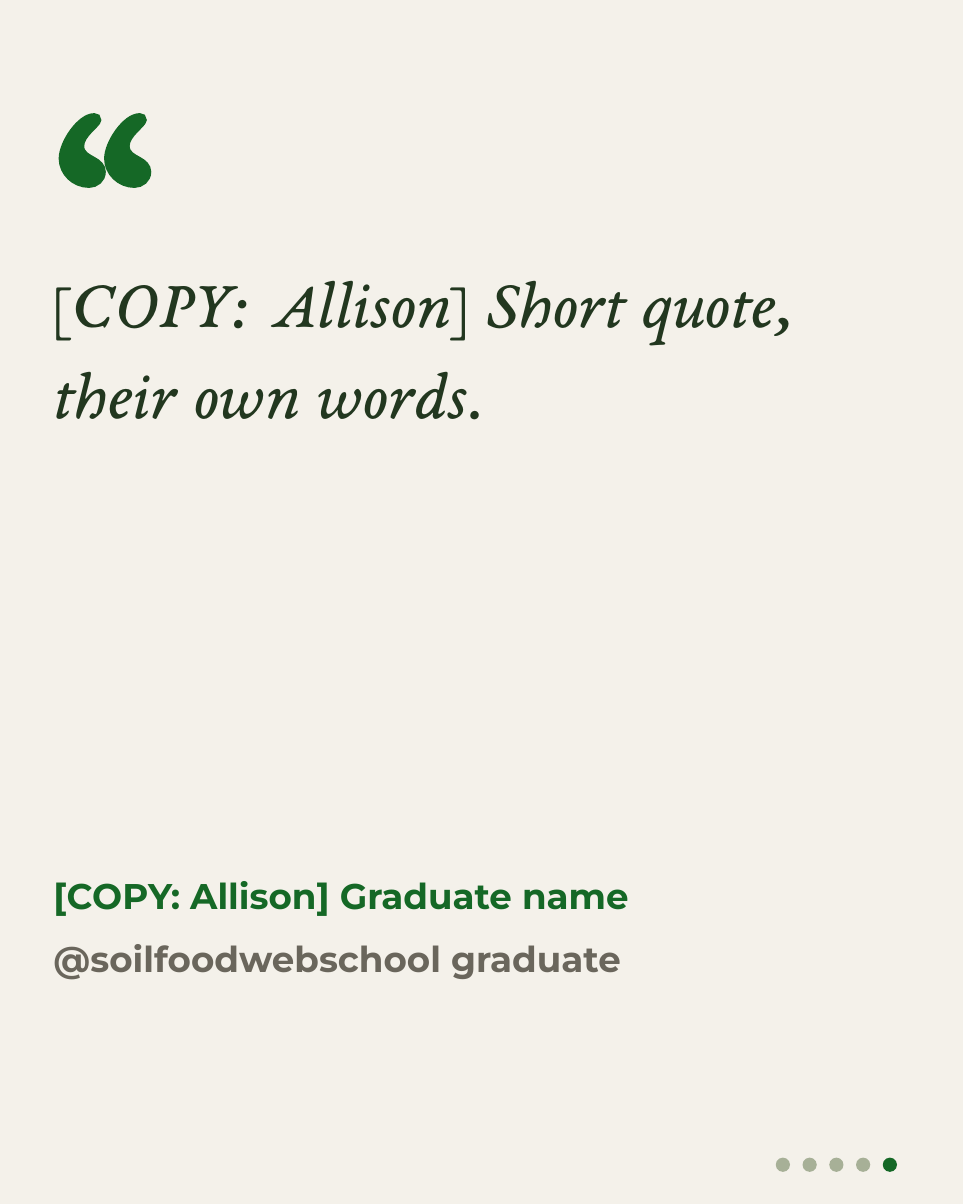
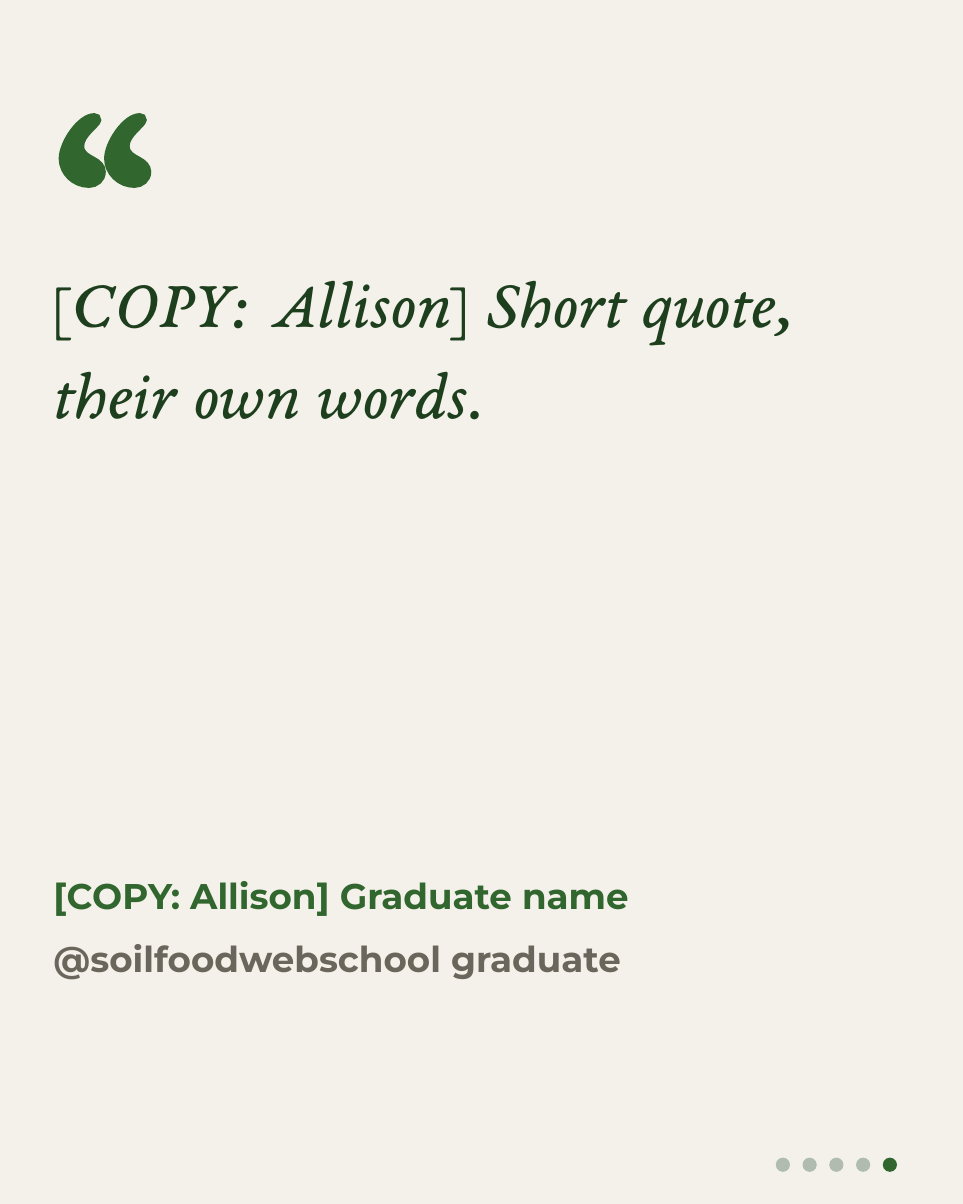
Before and after one commit to linneamoritznyc/SFW-SocialMedia, a slide deck: slide 5 of templates/carousels/posts/07-10-2026-wed-graduate.pptx. Drawn at 963x1204 pixels with LibreOffice and Linux fonts; fonts in the diff are those of the drawing. Boxes give left, top, right and bottom in pixels: in the first picture for what was removed or moved away, otherwise in the second. Text is boxed around its words. In the diff, an @@ line names an element or a change of style, - is before the commit and + after.

```diff
--- a/templates/carousels/posts/07-10-2026-wed-graduate.pptx
+++ b/templates/carousels/posts/07-10-2026-wed-graduate.pptx
@@ background #F4F1EA to #F3F1EA @@
@@ text "“" at (53, 53, 320, 231): text colour #156826 to #31662F @@
@@ text "[COPY: Allison] Graduate name" at (53, 881, 629, 916): text colour #156826 to #31662F @@
@@ fill #A7B097 to #B1BCB1 in 4 elements at (776, 1157, 790, 1172), (803, 1157, 817, 1172), (829, 1157, 844, 1172), (856, 1157, 871, 1172) @@
@@ ellipse at (883, 1157, 897, 1172): fill #156826 to #31662F @@
```
Also in this commit, not shown: 4 other slides changed, 51 other files.
